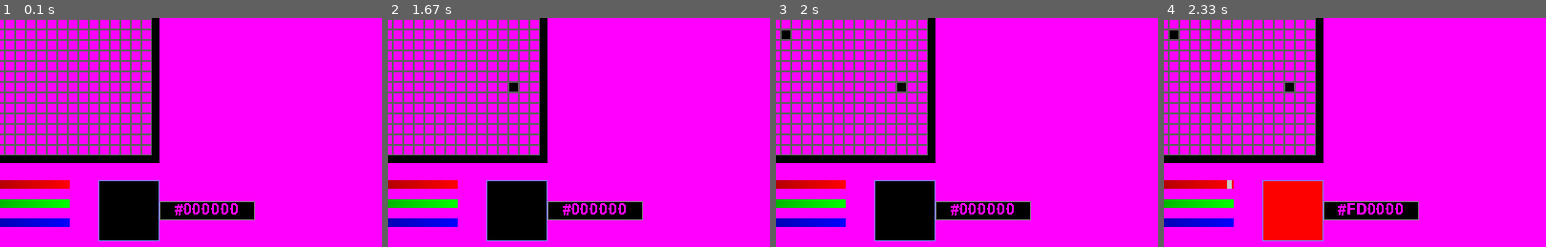
Above: before the commit, frames 1-4 (left to right).
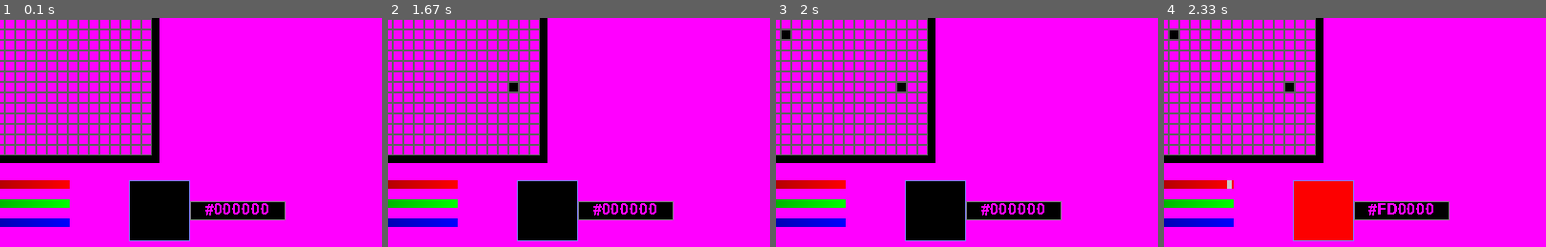
Above: after the commit, the same moments.

Repository: terrysimons/glitchygames
Game: pygame game, started from glitchygames/tools/bitmappy.py
The game is run twice, just before and just after one commit, with the same random seed, the same clock (stepped at 60 frames per second) and the same inputs.
Inputs (mouse positions are % of the whole screen's width and height, from its top left):
- Up to frame 1 (0.1 s): no input
- Up to frame 2 (1.67 s): press the mouse at (8, 10) at 0.37 s; move the mouse to (13, 22) at 0.47 s; release the mouse at (19, 35) at 0.6 s; tap Enter at 0.67 s; press the mouse at (5, 8) at 1.03 s; move the mouse to (20, 19) at 1.13 s; release the mouse at (36, 29) at 1.27 s; press the mouse at (2, 8) at 1.37 s; move the mouse to (21, 37) at 1.47 s; release the mouse at (40, 66) at 1.6 s
- Up to frame 3 (2 s): press the mouse at (38, 8) at 1.7 s; move the mouse to (32, 31) at 1.8 s; release the mouse at (26, 54) at 1.93 s
- Up to frame 4 (2.33 s): press the mouse at (38, 8) at 2.03 s; move the mouse to (35, 47) at 2.13 s; release the mouse at (32, 86) at 2.27 s
The pictures show only the part of the screen within x 24-74%, y 50-100%; the shares and areas given below are measured in that part.

The runs differ from the first frame. In frame 1, 5.0% of the frame differs, in the area x 25-75%, y 70-98%; in frame 2, 5.0%; in frame 3, 5.0%; in frame 4, 5.4%.

Commit message:
Adjust color wheel alignment

Diff:
--- a/glitchygames/tools/bitmappy.py
+++ b/glitchygames/tools/bitmappy.py
@@ -1167,53 +1167,61 @@
             groups=self.all_sprites,
         )
 
+        # First create the sliders
         slider_height = 9
+        slider_width = 256
+        slider_x = 10
+        label_width = 32  # Width of the text sprite
+        label_padding = 10  # Padding between slider and label
+        well_padding = 20  # Padding between labels and color well
 
         self.red_slider = SliderSprite(
             name='R',
-            x=10,
+            x=slider_x,
             y=self.screen_height - 70,
-            width=256,
+            width=slider_width,
             height=slider_height,
             parent=self,
             groups=self.all_sprites,
         )
-        self.red_slider.callbacks = {'on_left_mouse_button_down_event': self.on_slider_event}
 
         self.green_slider = SliderSprite(
             name='G',
-            x=10,
+            x=slider_x,
             y=self.screen_height - 50,
-            width=256,
+            width=slider_width,
             height=slider_height,
             parent=self,
             groups=self.all_sprites,
         )
-        self.green_slider.callbacks = {'on_left_mouse_button_down_event': self.on_slider_event}
 
         self.blue_slider = SliderSprite(
             name='B',
-            x=10,
+            x=slider_x,
             y=self.screen_height - 30,
-            width=256,
+            width=slider_width,
             height=slider_height,
             parent=self,
             groups=self.all_sprites,
         )
-        self.blue_slider.callbacks = {'on_left_mouse_button_down_event': self.on_slider_event}
+
+        # Create the color well to the right of the sliders AND their labels
+        well_size = 64
+        total_slider_width = slider_width + label_padding + label_width  # Full width including label
+
+        self.color_well = ColorWellSprite(
+            name='Color Well',
+            x=slider_x + total_slider_width + well_padding,  # Position after sliders + labels + padding
+            y=self.screen_height - 70,  # Align with top slider
+            width=well_size,
+            height=well_size,
+            parent=self,
+            groups=self.all_sprites,
+        )
 
         self.red_slider.value = 0
         self.blue_slider.value = 0
         self.green_slider.value = 0
-
-        self.color_well = ColorWellSprite(
-            name='Colorwell',
-            x=self.red_slider.rect.midright[0] + 30,
-            y=self.red_slider.rect.y,
-            width=64,
-            height=64,
-            groups=groups,
-        )
 
         self.color_well.active_color = (
             self.red_slider.value,
